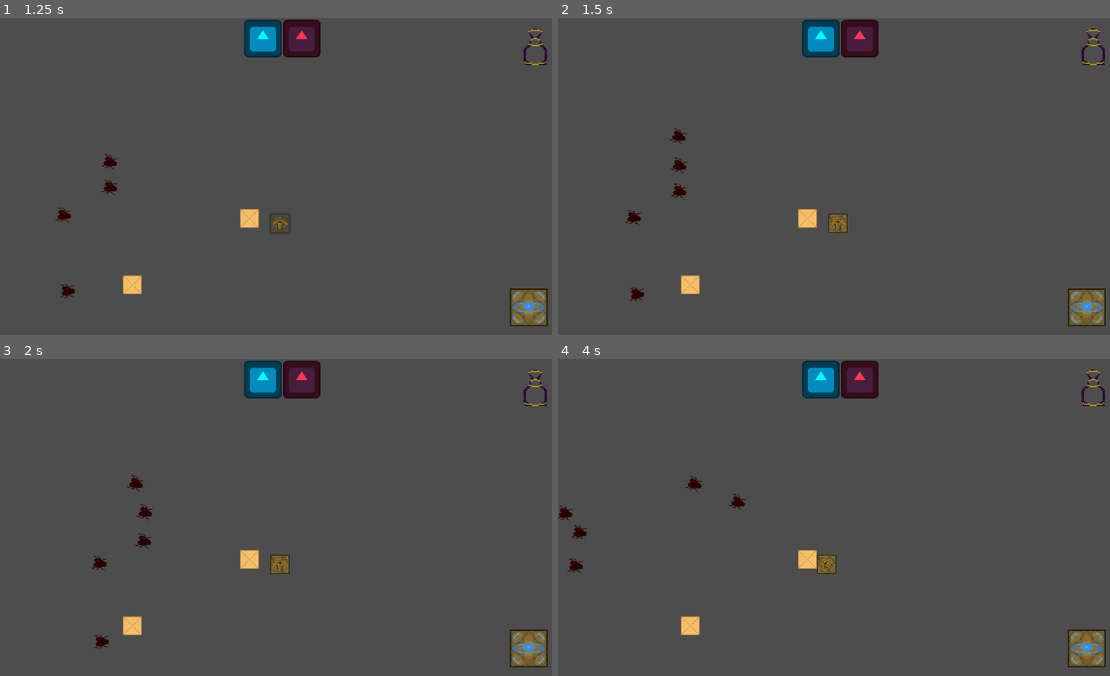
Above: before the commit, frames 1-4 (two rows, left to right).
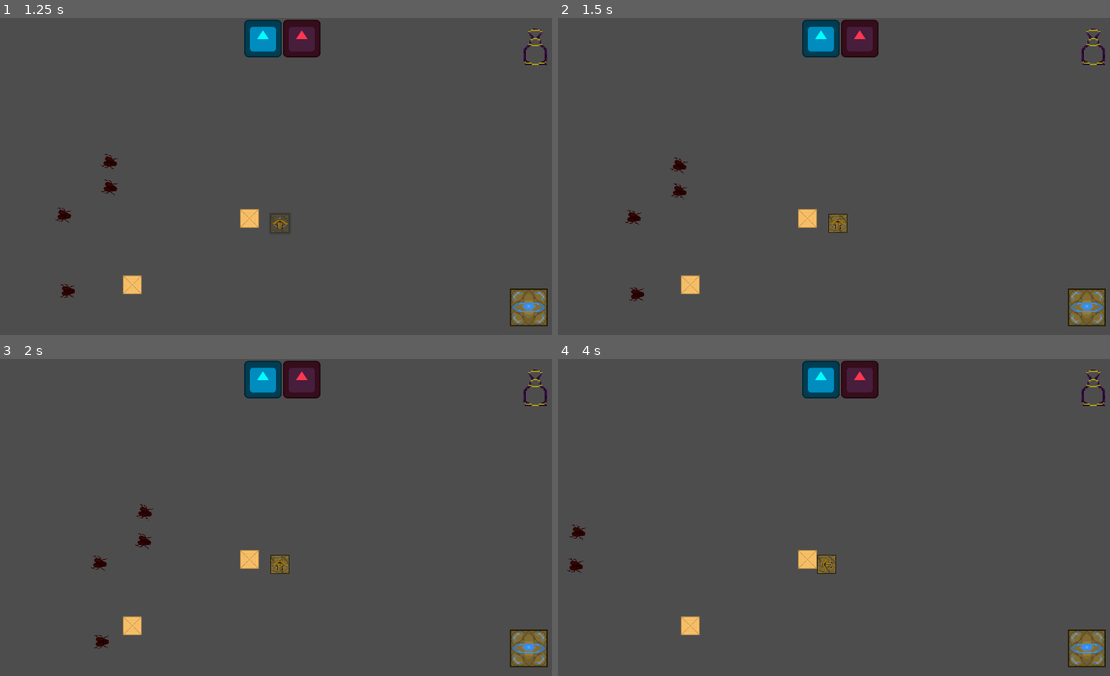
Above: after the commit, the same moments.

Repository: Kaczs/school-jam
Game: Godot game, scene res://Scenes/Levels/tower_testing.tscn
Same seed, same stepped clock (60 frames per second), same inputs: the game is played once before the commit and once after it. This scene is started directly instead of the project's main scene. The engine's default icon, where the game draws it, is replaced by a stand-in: a white triangle on a blue panel in a dark square.
Inputs (mouse positions are in pixels of both pictures, inside the frame that each line leads up to):
- Up to frame 1 (1.25 s): click (281, 224) at 0.5 s
- Up to frame 2 (1.5 s): move the mouse to (811, 239) at 1.27 s; hold L from 1.28 s (still down); click (811, 239) at 1.42 s
- Up to frame 3 (2 s): keep holding L
- Up to frame 4 (4 s): release L at 2 s; drag from (1010, 565) to (839, 565) at 2.02 s; move the mouse to (668, 469) at 2.77 s; hold Escape (UI_Back) 2.78-3.5 s; hold L 2.78-3.5 s; tap 1 (local_wind) at 2.85 s; drag from (867, 517) to (668, 469) at 3.52 s

Frame 1 is identical in both runs. In frame 2, less than 0.1% of the frame differs, in the area x 20-24%, y 34-40%; in frame 3, less than 0.1%; in frame 4, 0.3%, in the area x 0-50%, y 36-68%.

Commit message:
Fixed level manager singleton weirdness

Diff:
--- a/Scripts/enemy_spawner.gd
+++ b/Scripts/enemy_spawner.gd
@@ -3,13 +3,6 @@
 
 @onready var spawn_timer:Timer = $SpawnTimer
 signal spawns_complete
-
-var tempbool = false
-
-func _process(delta):
-	if Input.is_key_pressed(KEY_L) and tempbool == false:
-		begin_spawns()
-		tempbool = true
 
 ## Iterate through all the entries in the to_spawn list
 ## for each entry spawn 1 then wait for the timer to complete
